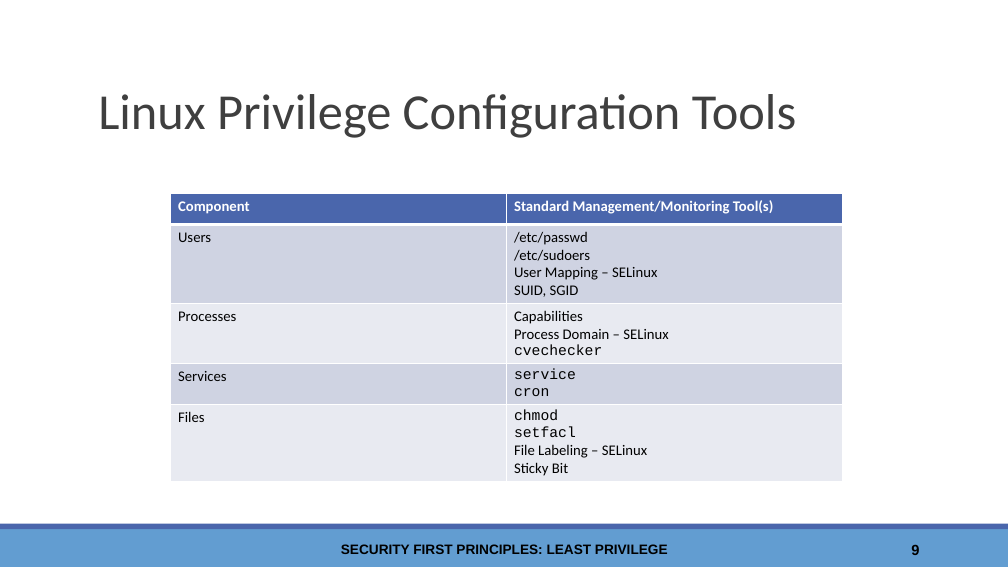
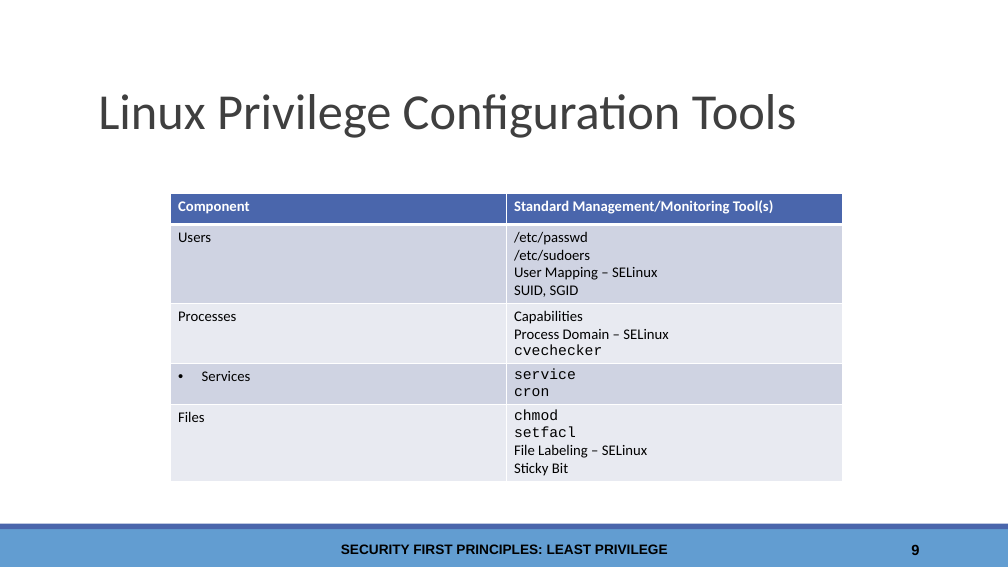
Before and after one commit to wwt9829/csc840-securityfirst, a slide deck: slide 9 of Least Privilege - Slides.pptx. Drawn at 1008x567 pixels with LibreOffice and Linux fonts; fonts in the diff are those of the drawing; background and template pictures are left out. Boxes give left, top, right and bottom in pixels: in the first picture for what was removed or moved away, otherwise in the second. Text is boxed around its words. In the diff, an @@ line names an element or a change of style, - is before the commit and + after.

```diff
--- a/Least Privilege - Slides.pptx
+++ b/Least Privilege - Slides.pptx
@@ table at box(171, 194, 842, 484) @@
@@ bullet none to • @@
```
Also in this commit, not shown: 11 other slides changed.
